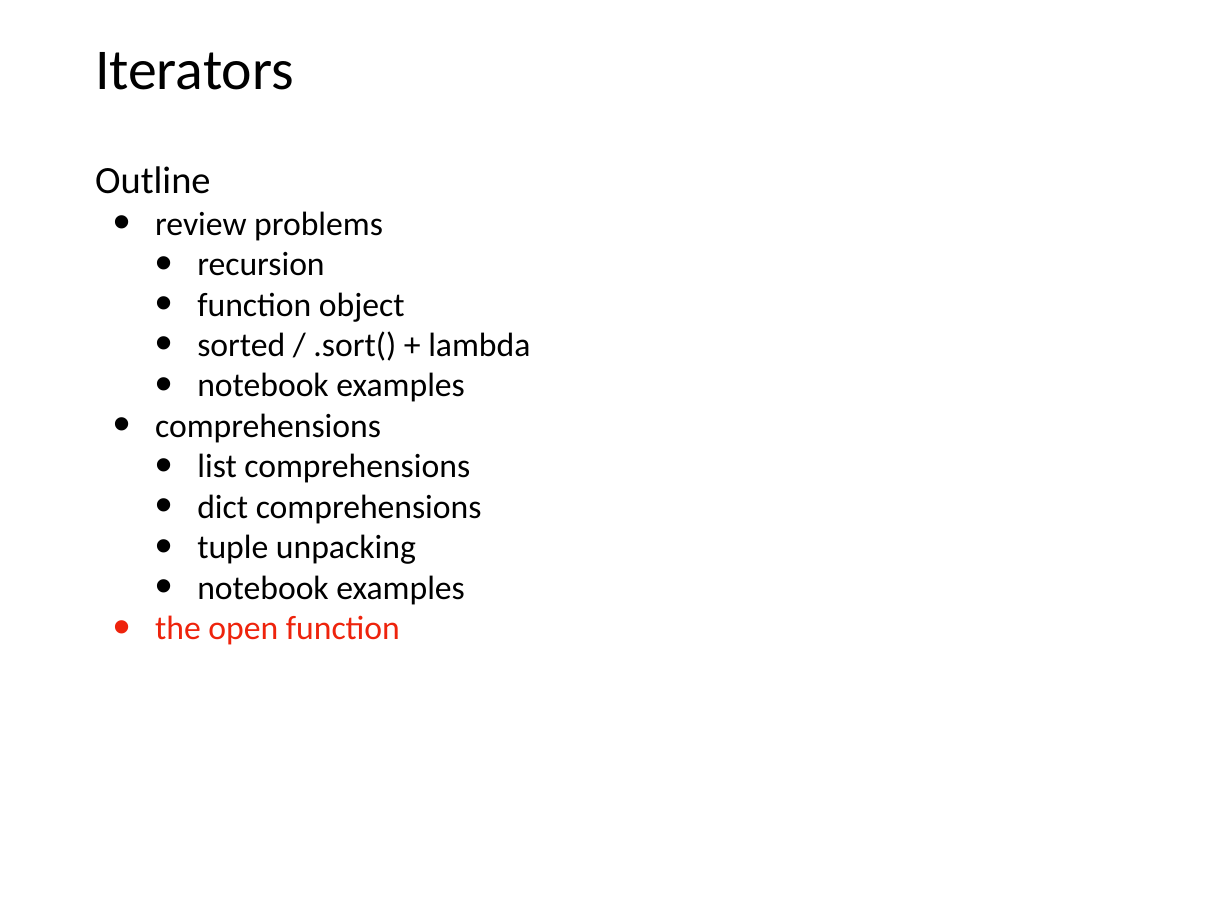
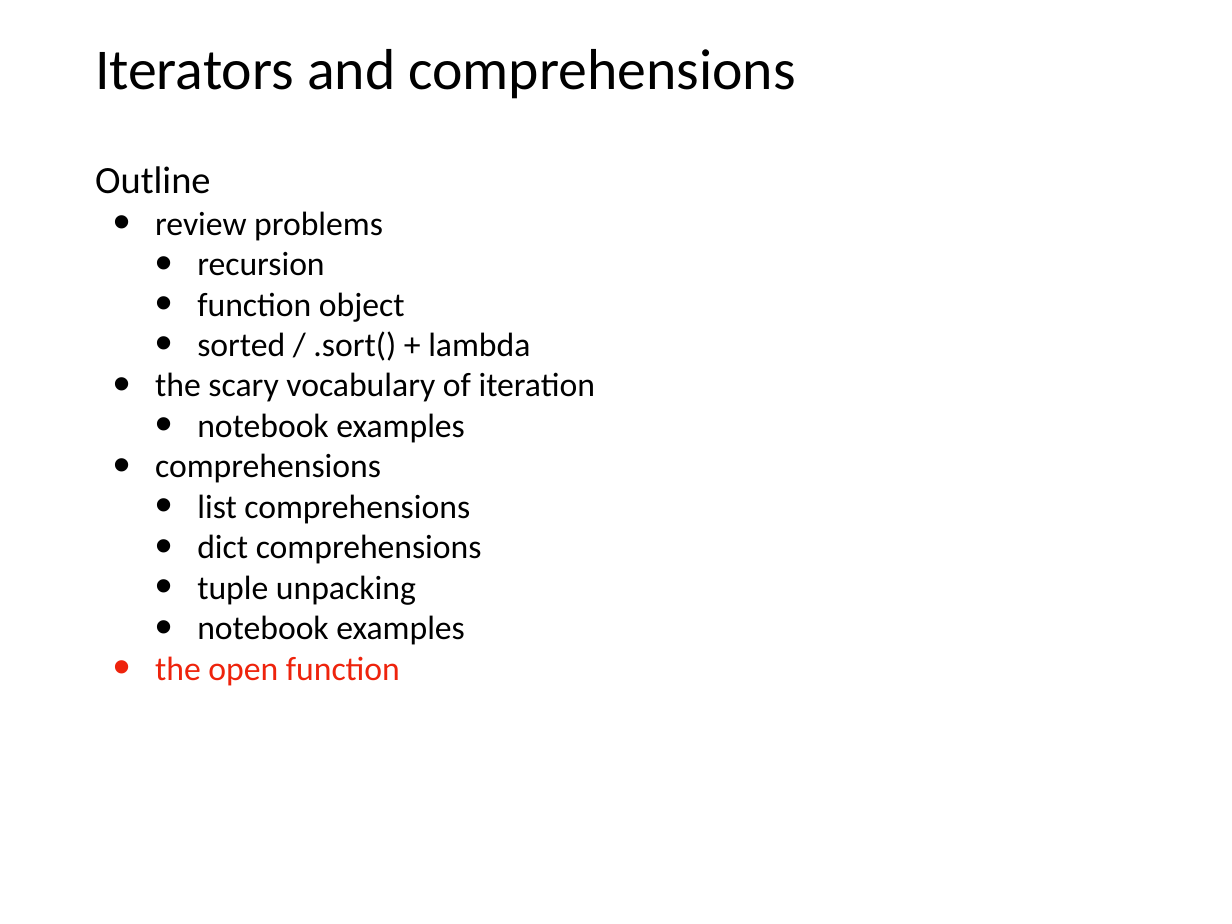
Before and after one commit to tylerharter/caraza-harter-com, a slide deck: slide 14 of tyler/meena/cs220/f21/materials/lec_25_F21.pptx. Drawn at 1232x924 pixels with LibreOffice and Linux fonts; fonts in the diff are those of the drawing. Boxes give left, top, right and bottom in pixels: in the first picture for what was removed or moved away, otherwise in the second. Text is boxed around its words. In the diff, an @@ line names an element or a change of style, - is before the commit and + after.

```diff
--- a/tyler/meena/cs220/f21/materials/lec_25_F21.pptx
+++ b/tyler/meena/cs220/f21/materials/lec_25_F21.pptx
@@ title at [95, 49, 796, 99]: text changed @@
-Iterators
+Iterators and comprehensions
@@ text at [155, 372, 595, 402]: paragraph added @@
+• the scary vocabulary of iteration
```
Also in this commit, not shown: 2 other slides changed, 2 other files.
